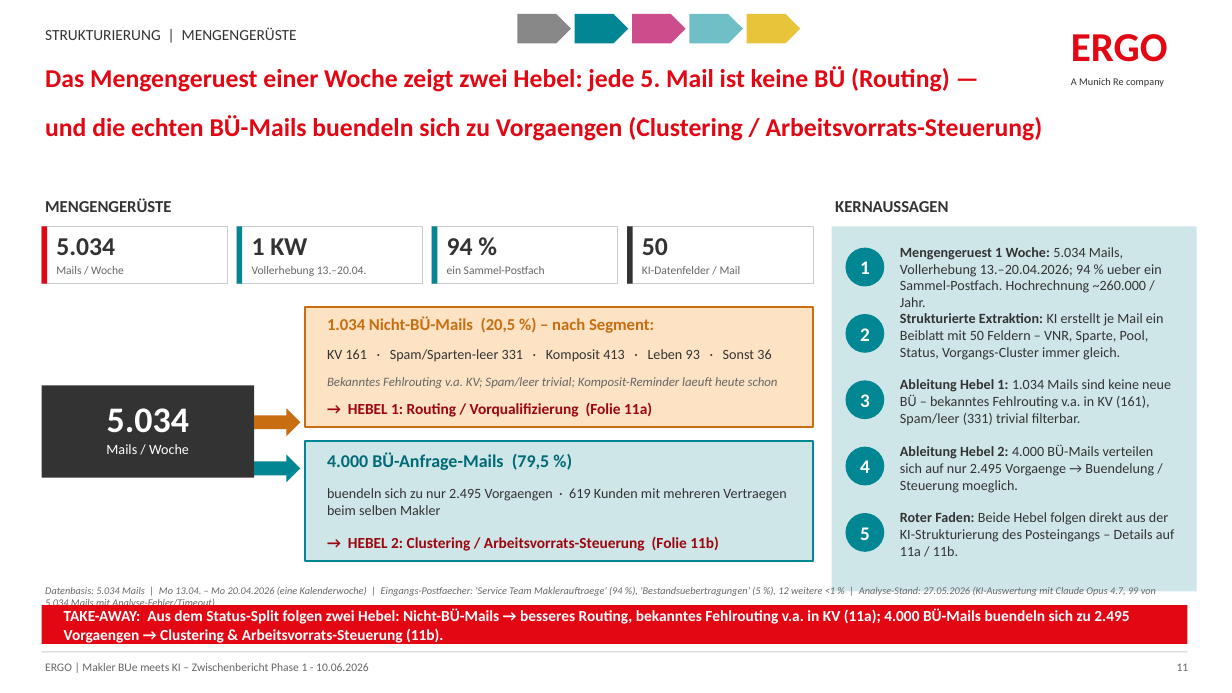
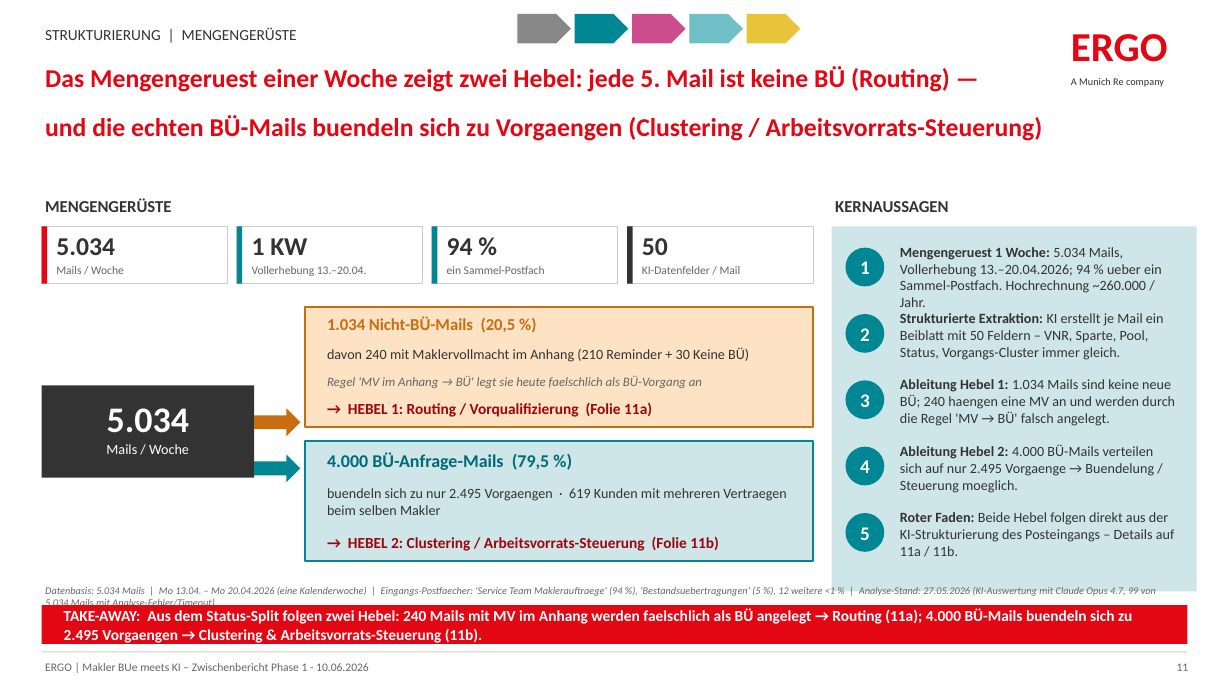
Before and after one commit to brenneisen-e/emailimport, a slide deck: slide 1 of ERGO-Mengengeruest-2Slides-Berichtslook.pptx. Drawn at 1232x693 pixels with LibreOffice and Linux fonts; fonts in the diff are those of the drawing. Boxes give left, top, right and bottom in pixels: in the first picture for what was removed or moved away, otherwise in the second. Text is boxed around its words. In the diff, an @@ line names an element or a change of style, - is before the commit and + after.

```diff
--- a/ERGO-Mengengeruest-2Slides-Berichtslook.pptx
+++ b/ERGO-Mengengeruest-2Slides-Berichtslook.pptx
@@ text at (327,317,516,332): text changed @@
-1.034 Nicht-BÜ-Mails (20,5 %) – nach Segment:
+1.034 Nicht-BÜ-Mails (20,5 %)
@@ text at (327,347,749,362): text changed @@
-KV 161 · Spam/Sparten-leer 331 · Komposit 413 · Leben 93 · Sonst 36
+davon 240 mit Maklervollmacht im Anhang (210 Reminder + 30 Keine BÜ)
@@ text at (327,376,702,388): text changed @@
-Bekanntes Fehlrouting v.a. KV; Spam/leer trivial; Komposit-Reminder laeuft heute schon
+Regel 'MV im Anhang → BÜ' legt sie heute faelschlich als BÜ-Vorgang an
@@ text at (900,379,1175,426): text changed @@
-Ableitung Hebel 1: 1.034 Mails sind keine neue BÜ – bekanntes Fehlrouting v.a. in KV (161), Spam/leer (331) trivial filterbar.
+Ableitung Hebel 1: 1.034 Mails sind keine neue BÜ; 240 haengen eine MV an und werden durch die Regel 'MV → BÜ' falsch angelegt.
@@ text at (64,608,1132,643): text changed @@
-TAKE-AWAY: Aus dem Status-Split folgen zwei Hebel: Nicht-BÜ-Mails → besseres Routing, bekanntes Fehlrouting v.a. in KV (11a); 4.000 BÜ-Mails buendeln sich zu 2.495 Vorgaengen → Clustering & Arbeitsvorrats-Steuerung (11b).
+TAKE-AWAY: Aus dem Status-Split folgen zwei Hebel: 240 Mails mit MV im Anhang werden faelschlich als BÜ angelegt → Routing (11a); 4.000 BÜ-Mails buendeln sich zu 2.495 Vorgaengen → Clustering & Arbeitsvorrats-Steuerung (11b).
```
Also in this commit, not shown: 1 other slide changed.
